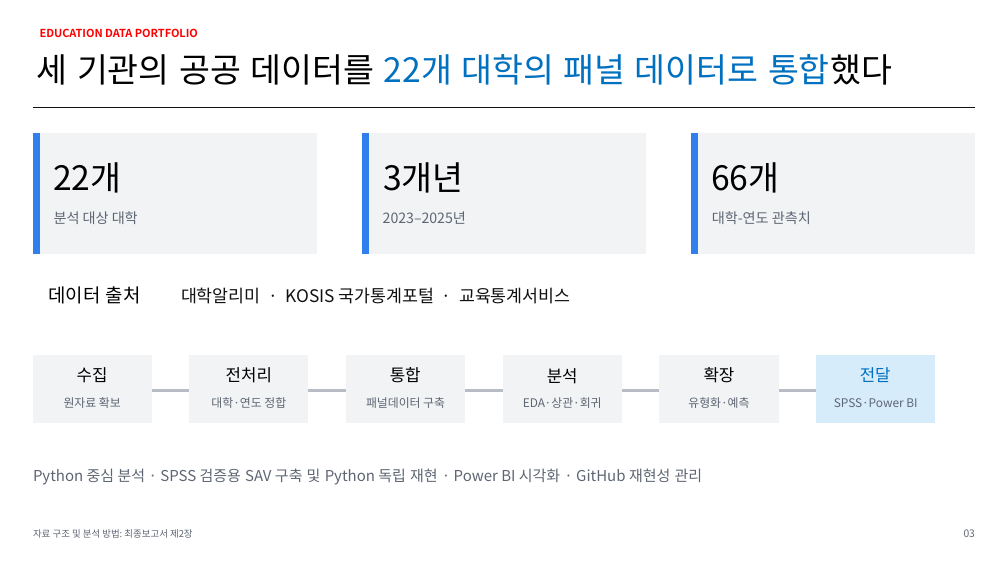
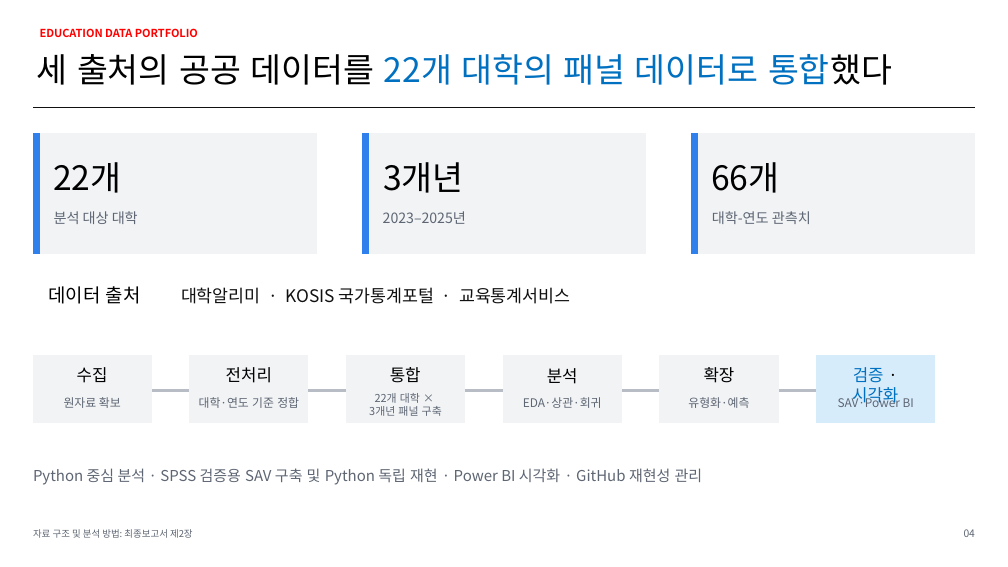
Before and after one commit to Jaewoong237/education-admission-data-project, a slide deck: slide 4 of reports/presentation/education_admission_project_presentation_final.pptx (slide 3 before the commit). Drawn at 1008x567 pixels with LibreOffice and Linux fonts; fonts in the diff are those of the drawing. Boxes give left, top, right and bottom in pixels: in the first picture for what was removed or moved away, otherwise in the second. Text is boxed around its words. In the diff, an @@ line names an element or a change of style, - is before the commit and + after.

```diff
--- a/reports/presentation/education_admission_project_presentation_final.pptx
+++ b/reports/presentation/education_admission_project_presentation_final.pptx
@@ text at box(37, 54, 892, 85): text changed @@
-세 기관의 공공 데이터를 22개 대학의 패널 데이터로 통합했다
+세 출처의 공공 데이터를 22개 대학의 패널 데이터로 통합했다
@@ text at box(852, 367, 898, 406): text changed @@
-전달
+검증 · 시각화
@@ text at box(199, 397, 299, 408): text changed @@
-대학·연도 정합
+대학·연도 기준 정합
@@ text at box(369, 393, 442, 416): text changed; size 11.2 to 10.4 pt @@
-패널데이터 구축
+22개 대학 ×
+3개년 패널 구축
@@ text at box(838, 395, 914, 407): text changed @@
-SPSS·Power BI
+SAV·Power BI
@@ text at box(964, 529, 975, 537): text changed @@
-03
+04
```
Also in this commit, not shown: 7 other slides changed, 1 slide added, 11 other files.
